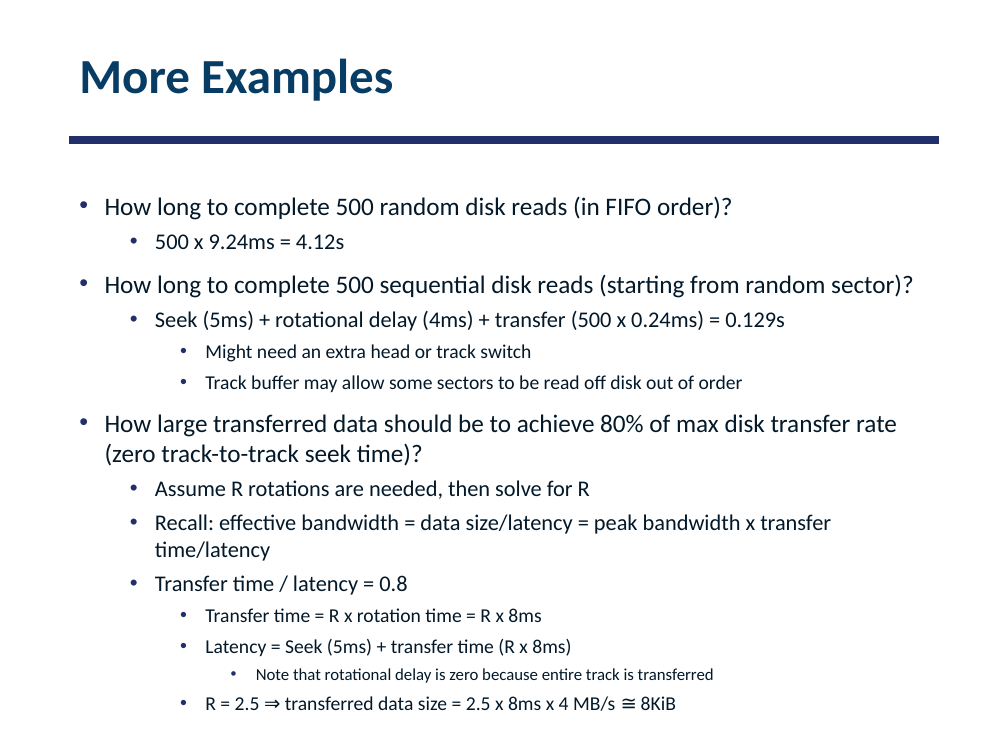
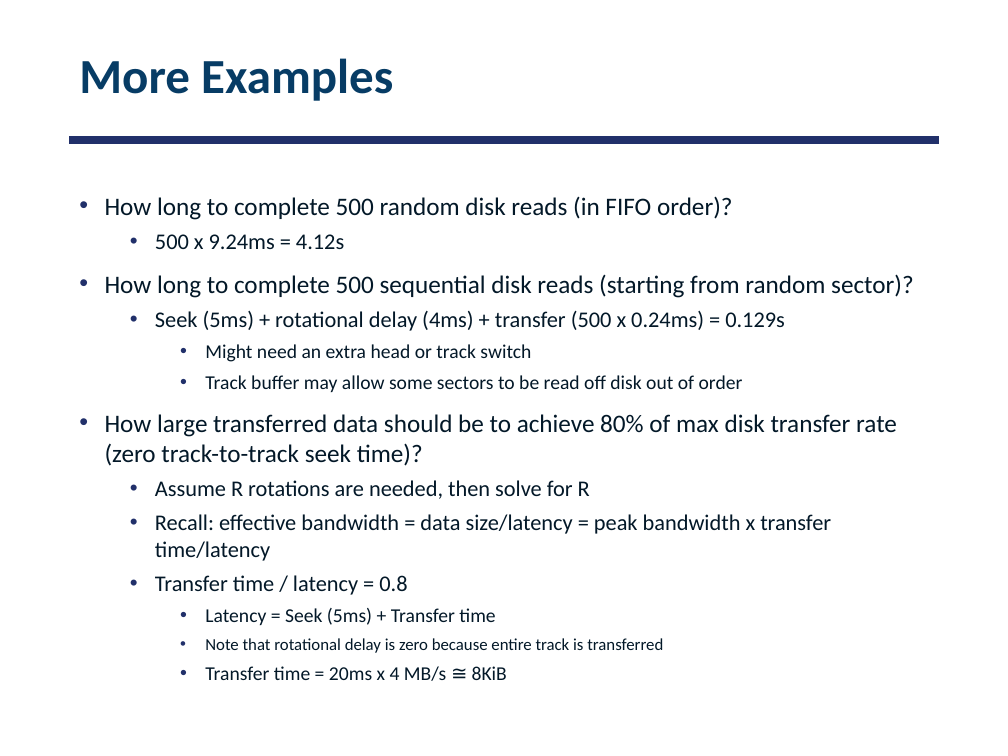
Before and after one commit to smajidzahedi/ECE350, a slide deck: slide 42 of Lectures/10-io.pptx. Drawn at 1008x756 pixels with LibreOffice and Linux fonts; fonts in the diff are those of the drawing. Boxes give left, top, right and bottom in pixels: in the first picture for what was removed or moved away, otherwise in the second. Text is boxed around its words. In the diff, an @@ line names an element or a change of style, - is before the commit and + after.

```diff
--- a/Lectures/10-io.pptx
+++ b/Lectures/10-io.pptx
@@ text at <box>205,608,495,625</box>: text changed @@
-    • Transfer time = R x rotation time = R x 8ms
-    • Latency = Seek (5ms) + transfer time (R x 8ms)
+    • Latency = Seek (5ms) + Transfer time
@@ text at <box>205,638,663,653</box>: list level 4 to 3 in "Note that rotational delay is ..." @@
@@ text at <box>205,666,507,681</box>: text changed @@
-    • R = 2.5 ⇒ transferred data size = 2.5 x 8ms x 4 MB/s ≅ 8KiB
+    • Transfer time = 20ms x 4 MB/s ≅ 8KiB
```
Also in this commit, not shown: 2 other files.
